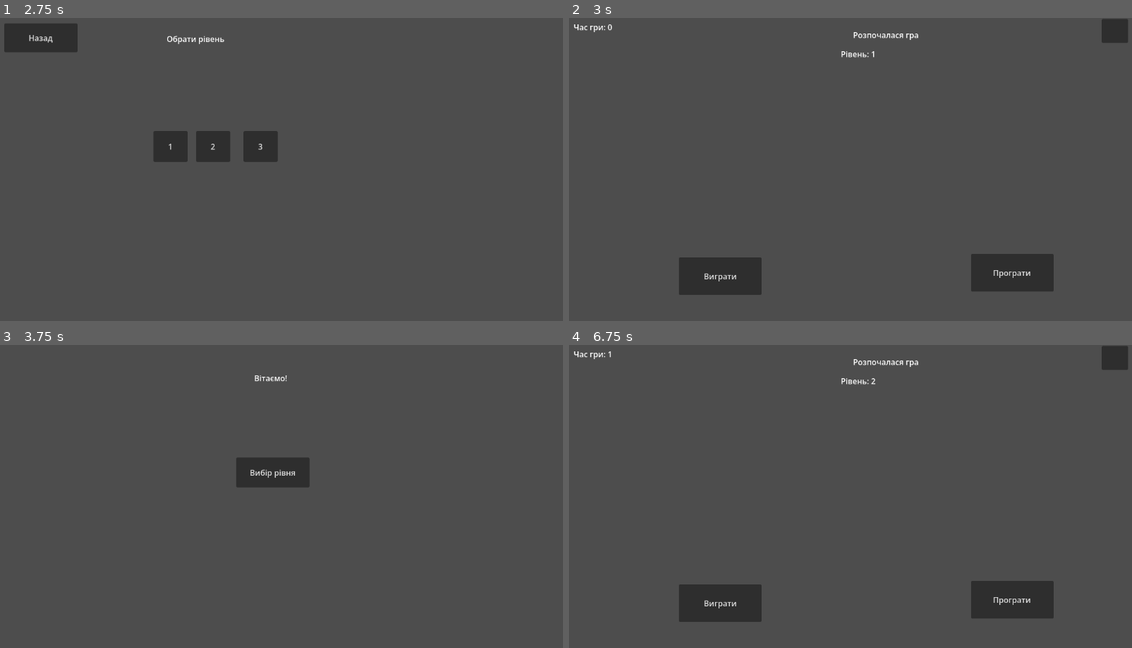
Above: before the commit, frames 1-4 (two rows, left to right).
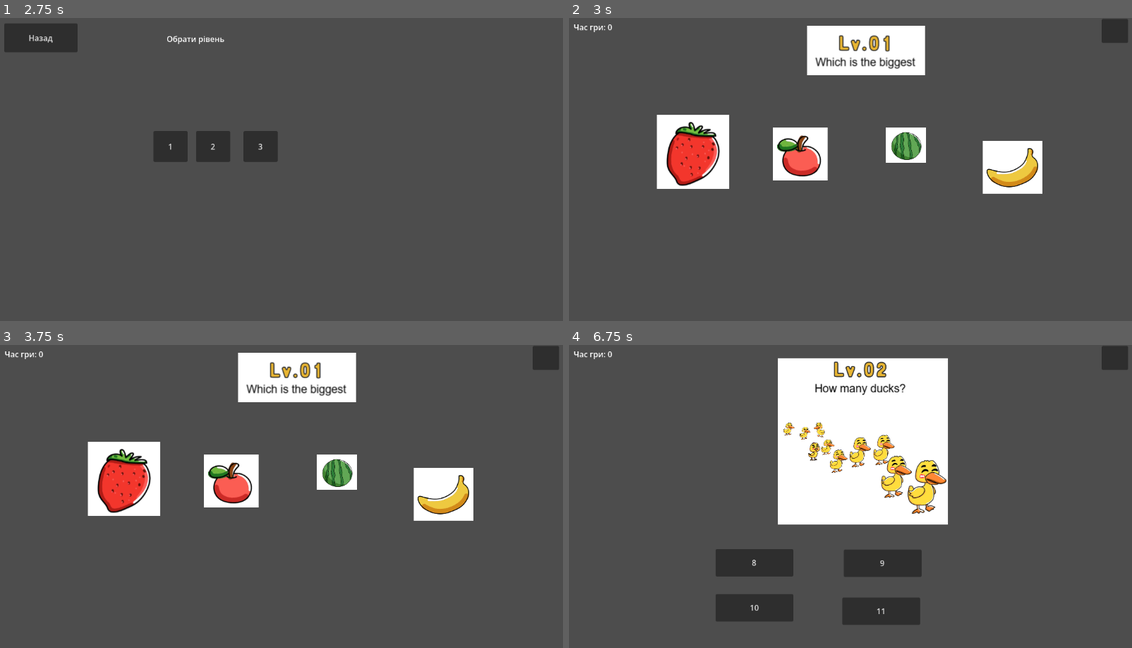
Above: after the commit, the same moments.

Repository: GeneralVimes/test-interface
Game: Godot game, scene res://start_screen.tscn
Two runs of this game, one before a commit and one after it. Both use one fixed random seed, a clock stepped at 60 frames per second and the inputs below. The engine's default icon, where the game draws it, is replaced by a stand-in: a white triangle on a blue panel in a dark square.
Inputs (mouse positions are in pixels of both pictures, inside the frame that each line leads up to):
- Up to frame 1 (2.75 s): click "Про авторів" at 0.5 s; click "Назад" at 1.25 s; click "Старт" at 2 s
- Up to frame 2 (3 s): click "1" at 2.75 s
- Up to frame 3 (3.75 s): click (152, 602) at 3.5 s, where only the run before the commit has a clickable "Виграти"
- Up to frame 4 (6.75 s): click (839, 472) at 4.25 s, where only the run before the commit has a clickable "Вибір рівня"; click (782, 472) at 5 s, where only the run before the commit has a clickable "2"; click (839, 472) at 5.75 s, where only the run after the commit has a clickable "Вибір рівня"; click (782, 472) at 6.5 s, where only the run after the commit has a clickable "2"

Frame 1 is identical in both runs. In frame 2, 14% of the frame differs, in the area x 15-87%, y 2-92%; in frame 3, 12%; in frame 4, 24%, in the area x 6-87%, y 2-93%.

Commit message:
3 рівні готові

Diff:
--- a/game_screen.gd
+++ b/game_screen.gd
@@ -5,6 +5,19 @@
 
 func _ready() -> void:
 	$Label3.text = "Рівень: "+str(Globals.selected_level_id)
+	var current_level_scene:LevelWithSignals = null
+	if Globals.selected_level_id==1:
+		current_level_scene = preload("res://levels/Level1.tscn").instantiate()
+	if Globals.selected_level_id==2:
+		current_level_scene = preload("res://levels/Level2.tscn").instantiate()
+	if Globals.selected_level_id==3:
+		current_level_scene = preload("res://levels/Level3.tscn").instantiate()
+
+	if current_level_scene!=null:
+		add_child(current_level_scene)
+		current_level_scene.defeat.connect(loose_game)
+		current_level_scene.victory.connect(win_game)
+
 
 func _on_menu_button_button_down() -> void:
 	if menu==null:
--- a/game_screen.tscn
+++ b/game_screen.tscn
@@ -30,6 +30,7 @@
 autostart = true
 
 [node name="ButtonWin" type="Button" parent="." unique_id=406503272]
+visible = false
 offset_left = 226.0
 offset_top = 489.0
 offset_right = 395.0
@@ -37,6 +38,7 @@
 text = "Виграти"
 
 [node name="ButtonLoose" type="Button" parent="." unique_id=376010523]
+visible = false
 offset_left = 823.0
 offset_top = 482.0
 offset_right = 992.0
--- /dev/null
+++ b/levels/Level1.tscn
@@ -0,0 +1,67 @@
+[gd_scene format=3 uid="uid://rbgstdry8r18"]
+
+[ext_resource type="Script" uid="uid://xbjc5fomso5" path="res://levels/level_1.gd" id="1_b84ys"]
+[ext_resource type="Texture2D" uid="uid://nfgxcekixygg" path="res://levels/Level1Caption.png" id="2_cr8f5"]
+[ext_resource type="Texture2D" uid="uid://cbedu6y44kjv6" path="res://levels/Level1Answer1.png" id="3_gqfrg"]
+[ext_resource type="Texture2D" uid="uid://cvb6skoo2267h" path="res://levels/Level1Answer2.png" id="4_dkril"]
+[ext_resource type="Texture2D" uid="uid://cb5f1cmfdway6" path="res://levels/Level1Answer3.png" id="5_lbu4x"]
+[ext_resource type="Texture2D" uid="uid://b3ljpw0qnnt02" path="res://levels/Level1Answer4.png" id="6_vcl05"]
+
+[sub_resource type="RectangleShape2D" id="RectangleShape2D_cr8f5"]
+size = Vector2(123, 138)
+
+[sub_resource type="RectangleShape2D" id="RectangleShape2D_gqfrg"]
+size = Vector2(96, 92)
+
+[sub_resource type="CircleShape2D" id="CircleShape2D_cr8f5"]
+radius = 30.0
+
+[node name="Level1" type="Node2D" unique_id=644089533]
+script = ExtResource("1_b84ys")
+
+[node name="Level1Caption" type="Sprite2D" parent="." unique_id=1804041034]
+position = Vector2(609, 67)
+texture = ExtResource("2_cr8f5")
+
+[node name="Level1Answer1" type="Sprite2D" parent="." unique_id=698056521]
+position = Vector2(255, 274)
+texture = ExtResource("3_gqfrg")
+
+[node name="Area2D" type="Area2D" parent="Level1Answer1" unique_id=1648401928]
+
+[node name="CollisionShape2D" type="CollisionShape2D" parent="Level1Answer1/Area2D" unique_id=1130404086]
+position = Vector2(-1.5, 2)
+shape = SubResource("RectangleShape2D_cr8f5")
+
+[node name="Level1Answer2" type="Sprite2D" parent="." unique_id=777202432]
+position = Vector2(474, 278)
+texture = ExtResource("4_dkril")
+
+[node name="Area2D" type="Area2D" parent="Level1Answer2" unique_id=362459531]
+
+[node name="CollisionShape2D" type="CollisionShape2D" parent="Level1Answer2/Area2D" unique_id=1664917374]
+position = Vector2(0, 2)
+shape = SubResource("RectangleShape2D_gqfrg")
+
+[node name="Level1Answer4" type="Sprite2D" parent="." unique_id=2015593408]
+position = Vector2(908, 305)
+texture = ExtResource("6_vcl05")
+
+[node name="Area2D" type="Area2D" parent="Level1Answer4" unique_id=370474211]
+
+[node name="CollisionPolygon2D" type="CollisionPolygon2D" parent="Level1Answer4/Area2D" unique_id=596284682]
+polygon = PackedVector2Array(57, -5, 40, 27, -13, 44, -54, 22, -55, 1, -3, 4, 29, -20, 32, -42, 43, -38, 43, -23)
+
+[node name="Level1Answer3" type="Sprite2D" parent="." unique_id=1456154224]
+position = Vector2(690, 260)
+texture = ExtResource("5_lbu4x")
+
+[node name="Area2D" type="Area2D" parent="Level1Answer3" unique_id=70381865]
+
+[node name="CollisionShape2D" type="CollisionShape2D" parent="Level1Answer3/Area2D" unique_id=2007876878]
+shape = SubResource("CircleShape2D_cr8f5")
+
+[connection signal="input_event" from="Level1Answer1/Area2D" to="." method="_on_area_2d_input_event"]
+[connection signal="input_event" from="Level1Answer2/Area2D" to="." method="_on_area_2d_input_event"]
+[connection signal="input_event" from="Level1Answer4/Area2D" to="." method="_on_area_2d_input_event"]
+[connection signal="input_event" from="Level1Answer3/Area2D" to="." method="_correct_naswer_click"]
--- /dev/null
+++ b/levels/Level2.tscn
@@ -0,0 +1,44 @@
+[gd_scene format=3 uid="uid://c0plollewpw4e"]
+
+[ext_resource type="Script" uid="uid://b2763ubeol6fg" path="res://levels/level_2.gd" id="1_f5x84"]
+[ext_resource type="Texture2D" uid="uid://belyilo8xqcxv" path="res://levels/Level2Caption.png" id="2_432n0"]
+
+[node name="Level2" type="Node2D" unique_id=943962593]
+script = ExtResource("1_f5x84")
+
+[node name="Level2Caption" type="Sprite2D" parent="." unique_id=1007097169]
+position = Vector2(602, 197)
+texture = ExtResource("2_432n0")
+
+[node name="Button" type="Button" parent="." unique_id=649774336]
+offset_left = 301.0
+offset_top = 417.0
+offset_right = 460.0
+offset_bottom = 473.0
+text = "8"
+
+[node name="Button3" type="Button" parent="." unique_id=2033965238]
+offset_left = 301.0
+offset_top = 509.0
+offset_right = 460.0
+offset_bottom = 565.0
+text = "10"
+
+[node name="Button2" type="Button" parent="." unique_id=1068882691]
+offset_left = 563.0
+offset_top = 418.0
+offset_right = 722.0
+offset_bottom = 474.0
+text = "9"
+
+[node name="Button4" type="Button" parent="." unique_id=565843463]
+offset_left = 560.0
+offset_top = 516.0
+offset_right = 719.0
+offset_bottom = 572.0
+text = "11"
+
+[connection signal="button_down" from="Button" to="." method="_on_button_button_down"]
+[connection signal="button_down" from="Button3" to="." method="_on_button_button_down"]
+[connection signal="button_down" from="Button2" to="." method="_on_button_2_button_down"]
+[connection signal="button_down" from="Button4" to="." method="_on_button_button_down"]
--- /dev/null
+++ b/levels/Level3.tscn
@@ -0,0 +1,72 @@
+[gd_scene format=3 uid="uid://bep1qq6xwdmpw"]
+
+[ext_resource type="Script" uid="uid://lbx5c8yl22x3" path="res://levels/level_3.gd" id="1_gq8fh"]
+[ext_resource type="Texture2D" uid="uid://daqiyergx2t05" path="res://levels/Level3Small.png" id="2_r8psn"]
+[ext_resource type="PackedScene" uid="uid://xs37el53el4c" path="res://melon_part.tscn" id="3_r8psn"]
+
+[sub_resource type="Theme" id="Theme_mmhpo"]
+default_font_size = 48
+
+[sub_resource type="RectangleShape2D" id="RectangleShape2D_rd3y7"]
+size = Vector2(78, 66)
+
+[node name="Level3" type="Node2D" unique_id=1724869158]
+script = ExtResource("1_gq8fh")
+
+[node name="Label" type="Label" parent="." unique_id=645134208]
+offset_left = 115.0
+offset_top = 127.0
+offset_right = 1080.0
+offset_bottom = 210.0
+theme = SubResource("Theme_mmhpo")
+text = "Знайдіть ту дольку, що відрязняється"
+
+[node name="Level3Small" type="Sprite2D" parent="." unique_id=1200347186]
+z_index = -94
+position = Vector2(605, 338)
+texture = ExtResource("2_r8psn")
+
+[node name="Area2D" type="Area2D" parent="Level3Small" unique_id=1795175120]
+z_index = -117
+
+[node name="CollisionShape2D" type="CollisionShape2D" parent="Level3Small/Area2D" unique_id=1140628196]
+position = Vector2(1, -5)
+shape = SubResource("RectangleShape2D_rd3y7")
+
+[node name="MelonPart" parent="." unique_id=889261741 instance=ExtResource("3_r8psn")]
+offset_left = 279.0
+offset_top = 292.0
+offset_right = 401.0
+offset_bottom = 387.0
+
+[node name="MelonPart2" parent="." unique_id=355672951 instance=ExtResource("3_r8psn")]
+offset_left = 545.0
+offset_top = 448.0
+offset_right = 667.0
+offset_bottom = 543.0
+
+[node name="MelonPart4" parent="." unique_id=1490016167 instance=ExtResource("3_r8psn")]
+offset_left = 765.0
+offset_top = 280.0
+offset_right = 887.0
+offset_bottom = 375.0
+
+[node name="MelonPart5" parent="." unique_id=61007323 instance=ExtResource("3_r8psn")]
+offset_left = 774.0
+offset_top = 446.0
+offset_right = 896.0
+offset_bottom = 541.0
+
+[node name="MelonPart6" parent="." unique_id=383916480 instance=ExtResource("3_r8psn")]
+offset_left = 278.0
+offset_top = 446.0
+offset_right = 400.0
+offset_bottom = 541.0
+
+[node name="MelonPart3" parent="." unique_id=1941406491 instance=ExtResource("3_r8psn")]
+offset_left = 552.0
+offset_top = 297.0
+offset_right = 674.0
+offset_bottom = 392.0
+
+[connection signal="input_event" from="Level3Small/Area2D" to="." method="_correct_answer_click"]
--- /dev/null
+++ b/levels/level_1.gd
@@ -0,0 +1,12 @@
+extends LevelWithSignals
+
+
+func _on_area_2d_input_event(viewport: Node, event: InputEvent, shape_idx: int) -> void:
+	if event is InputEventMouseButton:
+		if event.pressed:
+			emit_signal("defeat")
+
+func _correct_naswer_click(viewport: Node, event: InputEvent, shape_idx: int) -> void:
+	if event is InputEventMouseButton:
+		if event.pressed:
+			emit_signal("victory")
--- /dev/null
+++ b/levels/level_2.gd
@@ -0,0 +1,10 @@
+extends LevelWithSignals
+
+
+
+func _on_button_2_button_down() -> void:
+	emit_signal("victory")
+
+
+func _on_button_button_down() -> void:
+	emit_signal("defeat")
--- /dev/null
+++ b/levels/level_3.gd
@@ -0,0 +1,5 @@
+extends LevelWithSignals
+func _correct_answer_click(viewport: Node, event: InputEvent, shape_idx: int) -> void:
+	if event is InputEventMouseButton:
+		if event.pressed:
+			emit_signal("victory")
--- /dev/null
+++ b/levels/level_with_signals.gd
@@ -0,0 +1,5 @@
+class_name LevelWithSignals
+extends Node2D
+
+signal victory
+signal defeat
--- /dev/null
+++ b/melon_part.gd
@@ -0,0 +1,18 @@
+extends TextureButton
+
+var is_dragged = false
+
+func _input(event: InputEvent) -> void:
+	if is_dragged:
+		if event is InputEventMouseMotion:
+			self.position.x = event.position.x-60
+			self.position.y = event.position.y-40
+
+func _on_button_down() -> void:
+	is_dragged=true
+	self.z_index=5
+
+
+func _on_button_up() -> void:
+	is_dragged=false
+	self.z_index=0
--- /dev/null
+++ b/melon_part.tscn
@@ -0,0 +1,15 @@
+[gd_scene format=3 uid="uid://xs37el53el4c"]
+
+[ext_resource type="Texture2D" uid="uid://cw1lt5k6gmadi" path="res://levels/Level3Big.png" id="1_emue3"]
+[ext_resource type="Script" uid="uid://bh2fl5ikv43ki" path="res://melon_part.gd" id="2_4j1y2"]
+
+[node name="MelonPart" type="TextureButton" unique_id=889261741]
+offset_left = -61.0
+offset_top = -42.0
+offset_right = 61.0
+offset_bottom = 53.0
+texture_normal = ExtResource("1_emue3")
+script = ExtResource("2_4j1y2")
+
+[connection signal="button_down" from="." to="." method="_on_button_down"]
+[connection signal="button_up" from="." to="." method="_on_button_up"]
Binary file added: levels/Level1Answer1.png
Not shown, added: levels/Level1Answer1.png.import
Binary file added: levels/Level1Answer2.png
Not shown, added: levels/Level1Answer2.png.import
Binary file added: levels/Level1Answer3.png
Not shown, added: levels/Level1Answer3.png.import
Binary file added: levels/Level1Answer4.png
Not shown, added: levels/Level1Answer4.png.import
Binary file added: levels/Level1Caption.png
Not shown, added: levels/Level1Caption.png.import
Binary file added: levels/Level2Caption.png
Not shown, added: levels/Level2Caption.png.import
(and 9 more such lines)
